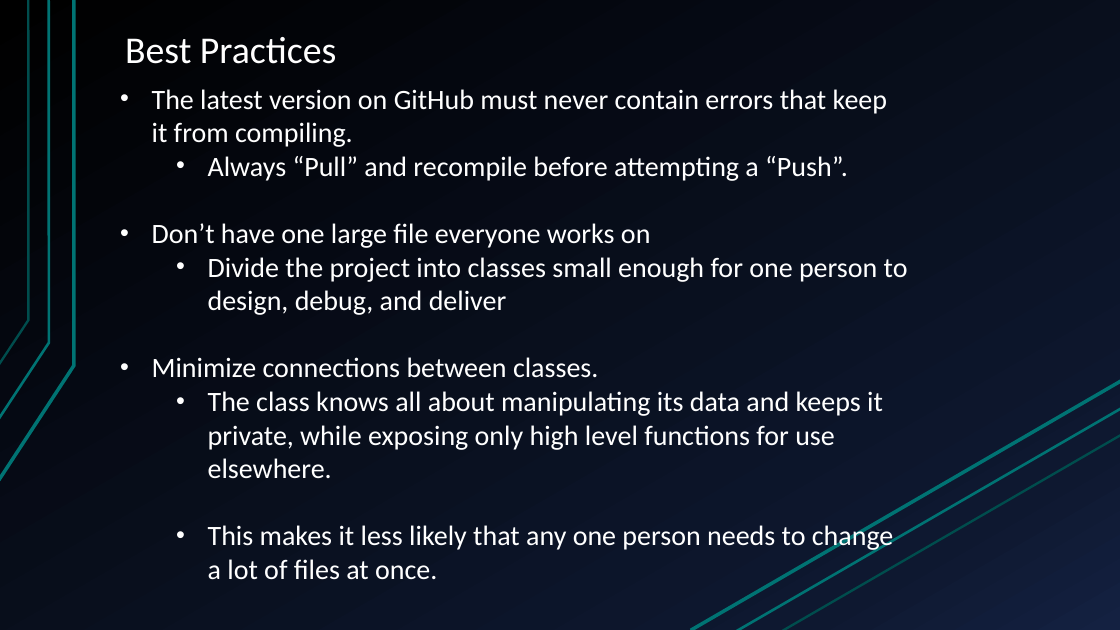
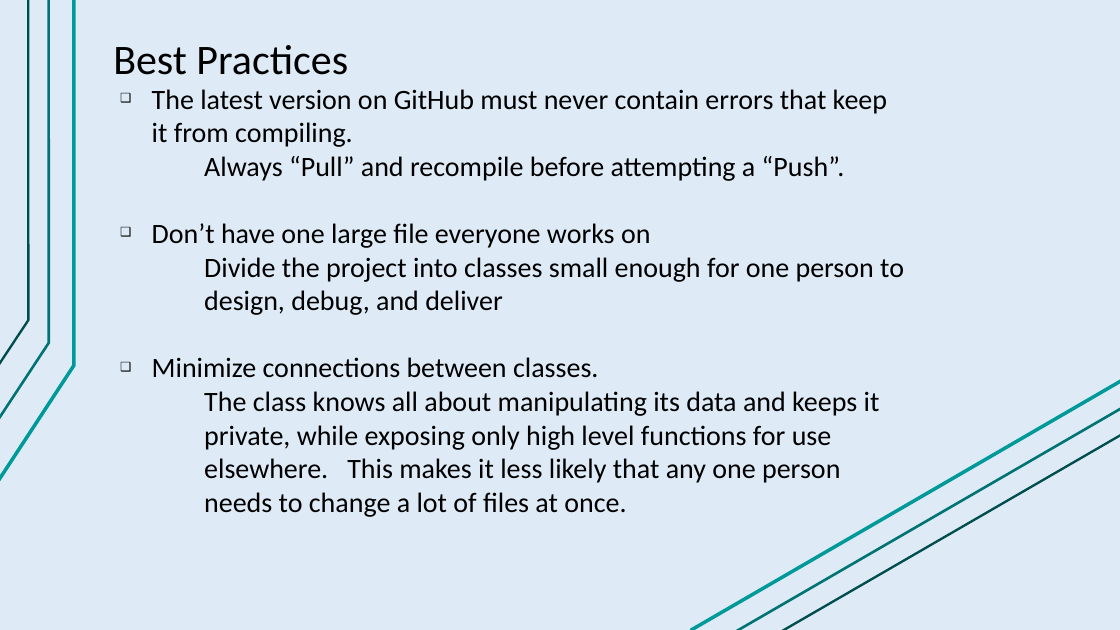
Before and after one commit to FRC4913/GitTest, a slide deck: slide 10 of git.pptx. Drawn at 1120x630 pixels with LibreOffice and Linux fonts; fonts in the diff are those of the drawing. Boxes give left, top, right and bottom in pixels: in the first picture for what was removed or moved away, otherwise in the second. Text is boxed around its words. In the diff, an @@ line names an element or a change of style, - is before the commit and + after.

Commit message:
Dark font light background works better with the projector

```diff
--- a/git.pptx
+++ b/git.pptx
@@ background gradient #000000 to #0F1931 to #142242 to #DEEBF7 @@
@@ freeform shape at (0,0,49,419): outline #007373 2.25 pt to #007373 2.24 pt @@
@@ freeform shape at (0,0,29,365): outline #007373 2 pt to #004D4D 2.01 pt @@
@@ freeform shape at (0,0,74,480): outline #007373 3 pt to #009999 3 pt; outline redrawn @@
@@ title "Best Practices" at (113,45,348,75): size 32.4 to 36 pt, text colour #FFFFFF to #000000; vertical alignment bottom to top @@
@@ free "The latest version on GitHub ...": place and size @@
-free "The latest version on GitHub ..." at (152,89,908,580)
+free "The latest version on GitHub ..." at (112,77,917,534)
@@ text in free at (152,89,904,378): text colour #FFFFFF to #000000 in "The latest version on GitHub must never ...", "Always “Pull” and recompile before attempting a ...", "Don’t have one large file everyone works ...", "Divide the project into classes small enough ..." and 1 more places; bullet • to ❑; bullet • to none; list level 2 to 4 in "Always “Pull” and recompile before ..."; list level 2 to 4 in "Divide the project into classes ..." @@
@@ line (691, 630) - (1120, 381): stroke #007373 3 pt to #009999 3 pt @@
@@ text in free at (204,391,880,517): text changed; text colour #FFFFFF to #000000 @@
-  • The class knows all about manipulating its data and keeps it private, while exposing only high level functions for use elsewhere.
-  • This makes it less likely that any one person needs to change a lot of files at once.
+      The class knows all about manipulating its data and keeps it private, while exposing only high level functions for use elsewhere. This makes it less likely that any one person needs to change a lot of files at once.
@@ line (735, 630) - (1120, 408): stroke #007373 2.25 pt to #007373 2.24 pt @@
@@ line (782, 630) - (1120, 435): stroke #007373 2 pt to #004D4D 2.01 pt @@
```
Also in this commit, not shown: 9 other slides changed.
